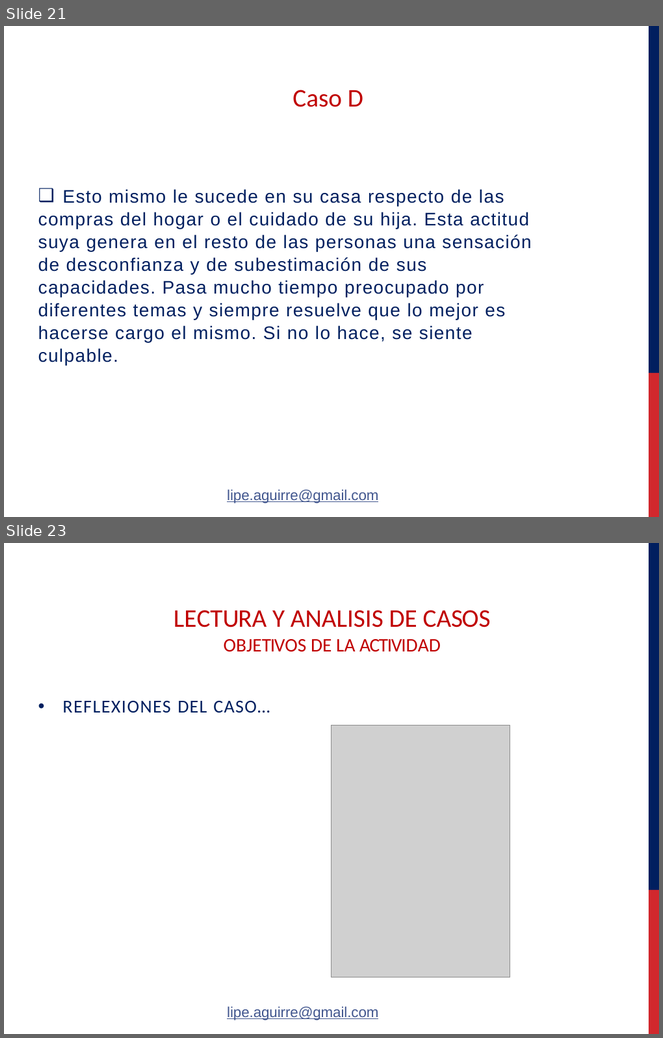
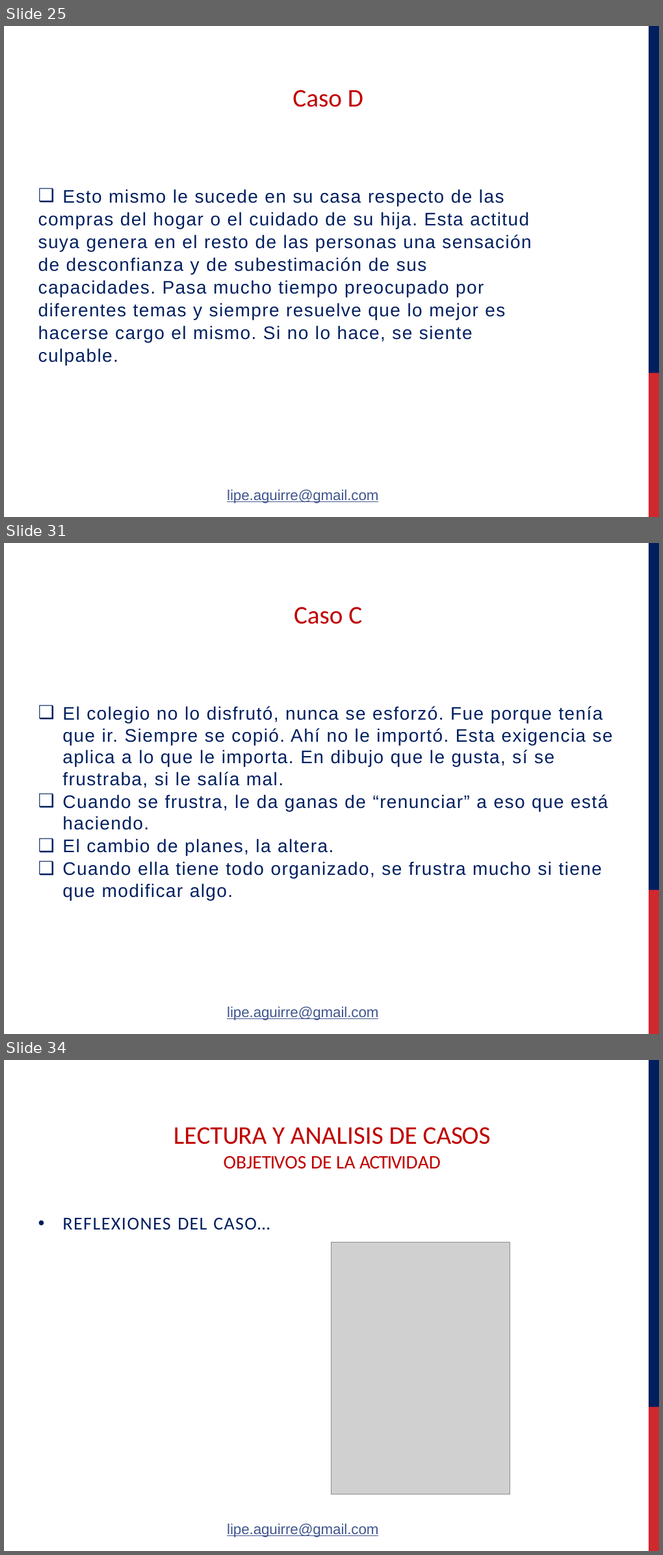
Before and after one commit to felipeaguirre66/FavaloroPerso, a slide deck: Clase 1/Powers/Aguirre - Psicologia de la Personalidad clase Practico 1° 16PF - Lectura de casos - Lic Sanchez Sanda.pptx. Shown one above the other, each under a label of ours: slides 21 and 23 before the commit, slides 25, 31 and 34 after it; the slides between them are not shown. The pictures are 663x1038 and 663x1555 pixels, drawn with LibreOffice and Linux fonts; fonts in the diff are those of the drawing; grey boxes stand for pictures; background and template pictures are left out. Boxes give left, top, right and bottom in pixels: in the first picture for what was removed or moved away, otherwise in the second. Text is boxed around its words. In the diff, an @@ line names an element or a change of style, - is before the commit and + after.

```diff
--- a/Clase 1/Powers/Aguirre - Psicologia de la Personalidad clase Practico 1° 16PF - Lectura de casos - Lic Sanchez Sanda.pptx
+++ b/Clase 1/Powers/Aguirre - Psicologia de la Personalidad clase Practico 1° 16PF - Lectura de casos - Lic Sanchez Sanda.pptx
@@ slide 31 added at box(4, 543, 659, 1034), background #FFFFFF; not listed: 2 template elements that a slide beside it also shows @@
@@ title added at box(294, 607, 362, 624), 28 pt, text #C00000 @@
+Caso C
@@ text added at box(62, 706, 613, 901), 20 pt, text #001F5F @@
+❑ El colegio no lo disfrutó, nunca se esforzó. Fue porque tenía que ir. Siempre se copió. Ahí no le importó. Esta exigencia se aplica a lo que le importa. En dibujo que le gusta, sí se frustraba, si le salía mal.
+❑ Cuando se frustra, le da ganas de “renunciar” a eso que está haciendo.
+❑ El cambio de planes, la altera.
+❑ Cuando ella tiene todo organizado, se frustra mucho si tiene que modificar algo.
@@ text added at box(227, 1006, 378, 1021), 16 pt, text #41568E, underline @@
+lipe.aguirre@gmail.com
@@ what was slide 21 is now slide 25 @@
@@ what was slide 23 is now slide 34 @@
```
Also in this commit, not shown: 10 other slides added, 1 slide removed, 1 other file.
